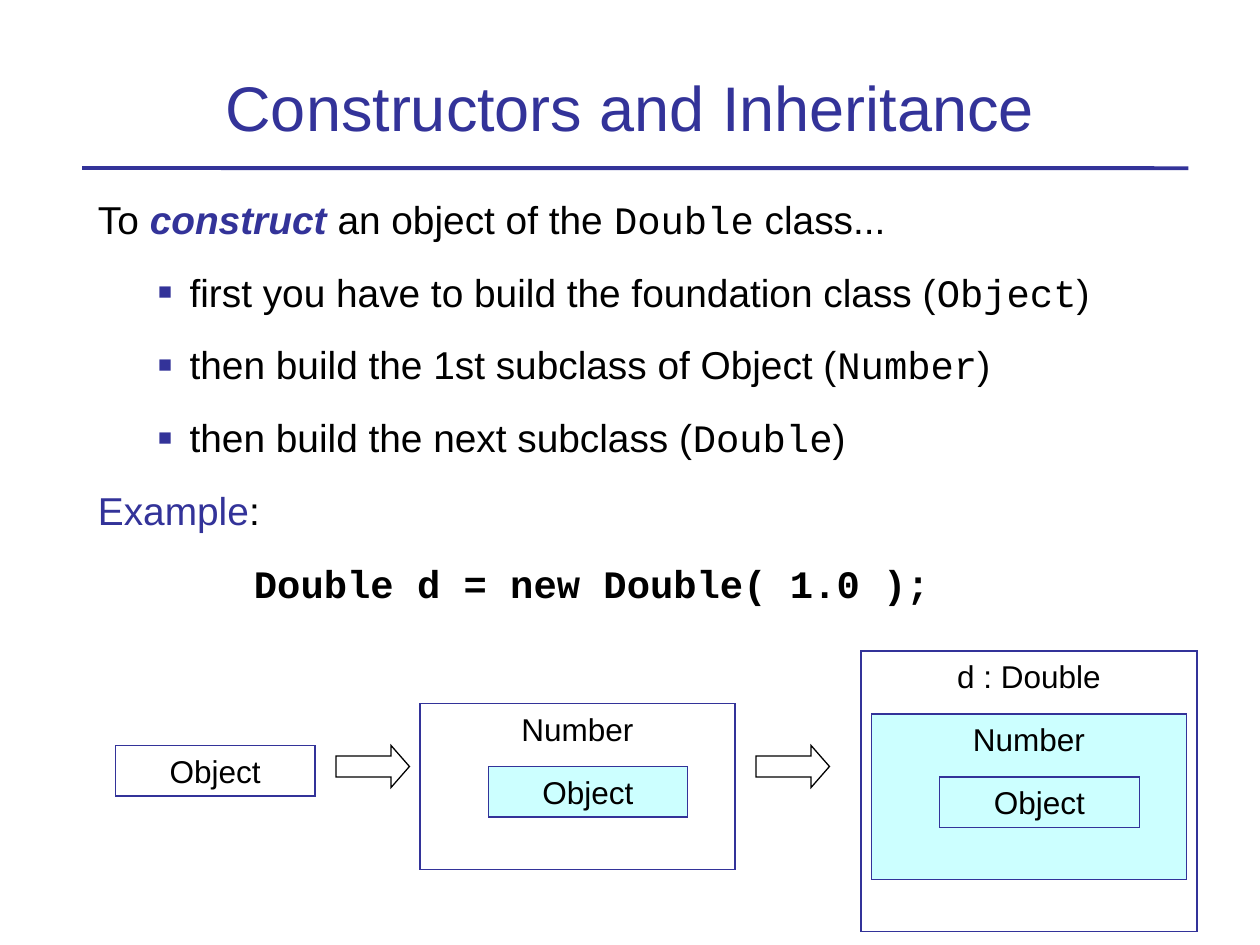
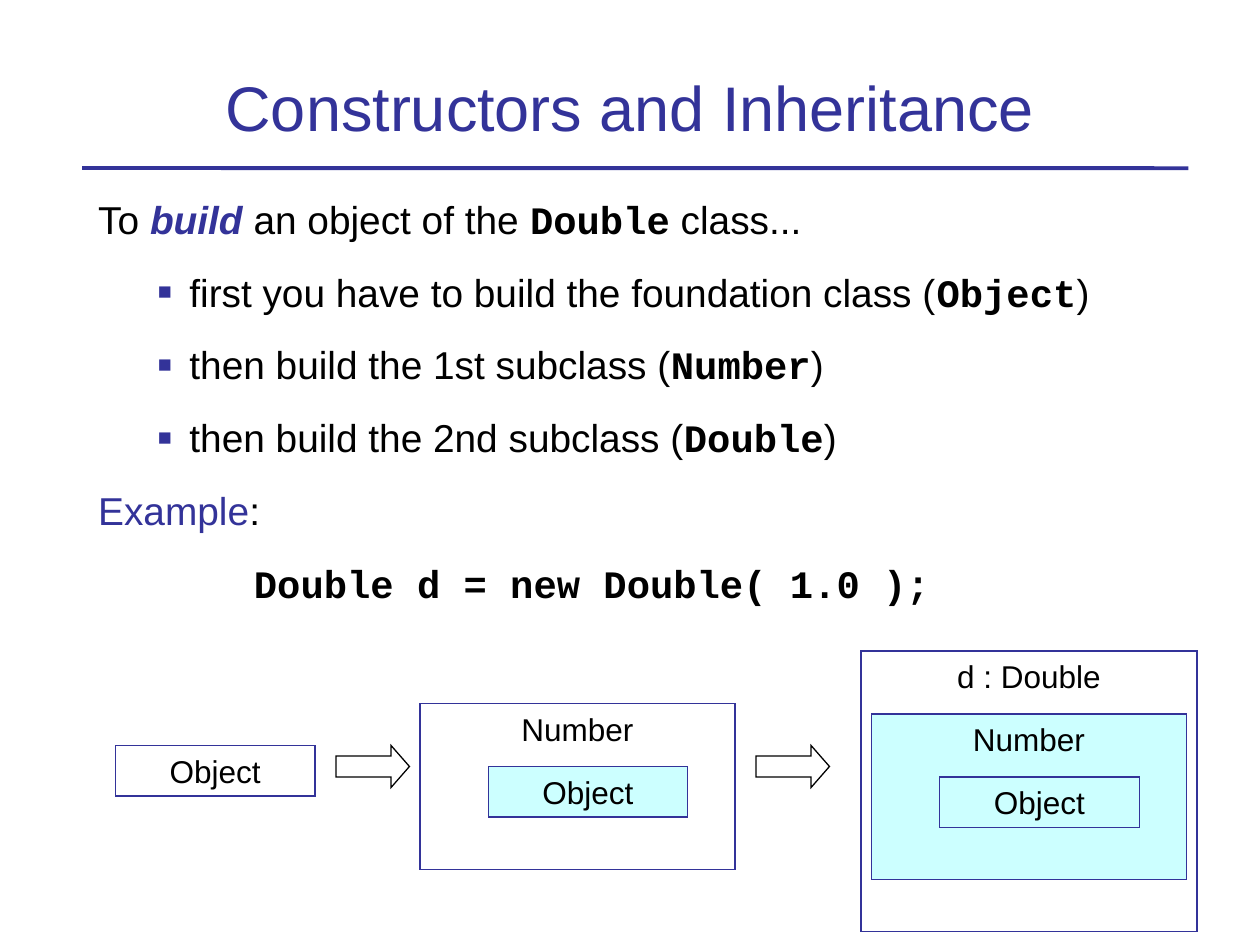
Before and after one commit to skeoop/skeoop.github.io, a slide deck: slide 14 of week4/Inheritance-1-Basics.ppt. Drawn at 1260x945 pixels with LibreOffice and Linux fonts; fonts in the diff are those of the drawing. Boxes give left, top, right and bottom in pixels: in the first picture for what was removed or moved away, otherwise in the second. Text is boxed around its words. In the diff, an @@ line names an element or a change of style, - is before the commit and + after.

Commit message:
clarify inheritance examples

```diff
--- a/week4/Inheritance-1-Basics.ppt
+++ b/week4/Inheritance-1-Basics.ppt
@@ text at (98,206,802,241): text changed @@
-To construct an object of the Double class...
+To build an object of the Double class...
@@ text at (189,279,1089,314): bold on in "(Object)" @@
@@ text at (189,351,836,460): text changed @@
-  ■ then build the 1st subclass of Object (Number)
-  ■ then build the next subclass (Double)
+  ■ then build the 1st subclass (Number)
+  ■ then build the 2nd subclass (Double)
```
Also in this commit, not shown: 9 other slides changed, 1 slide added.
